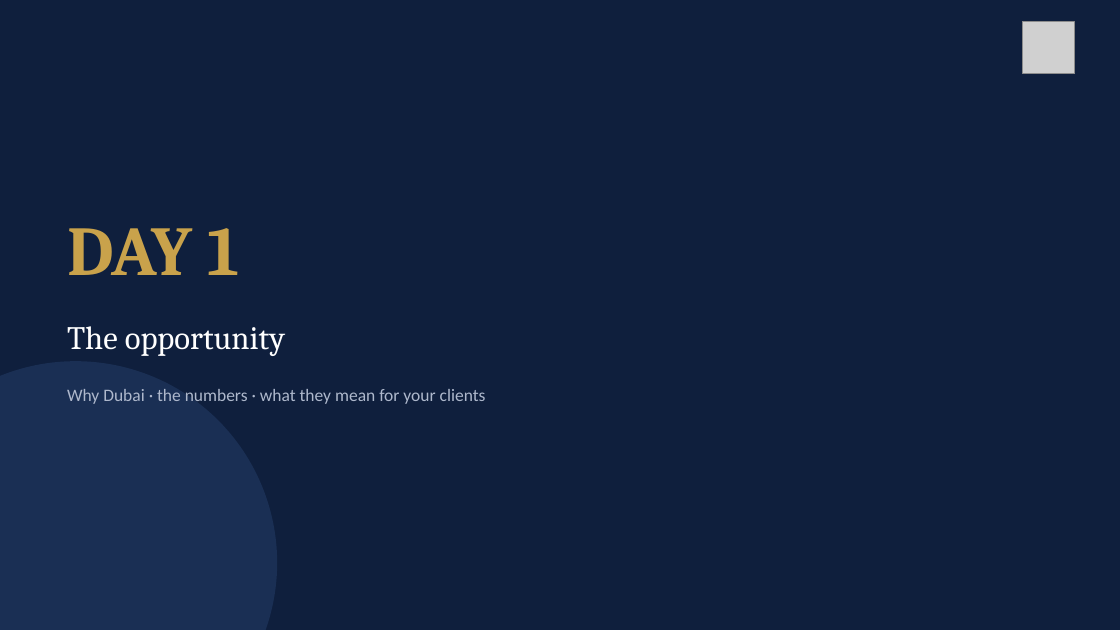
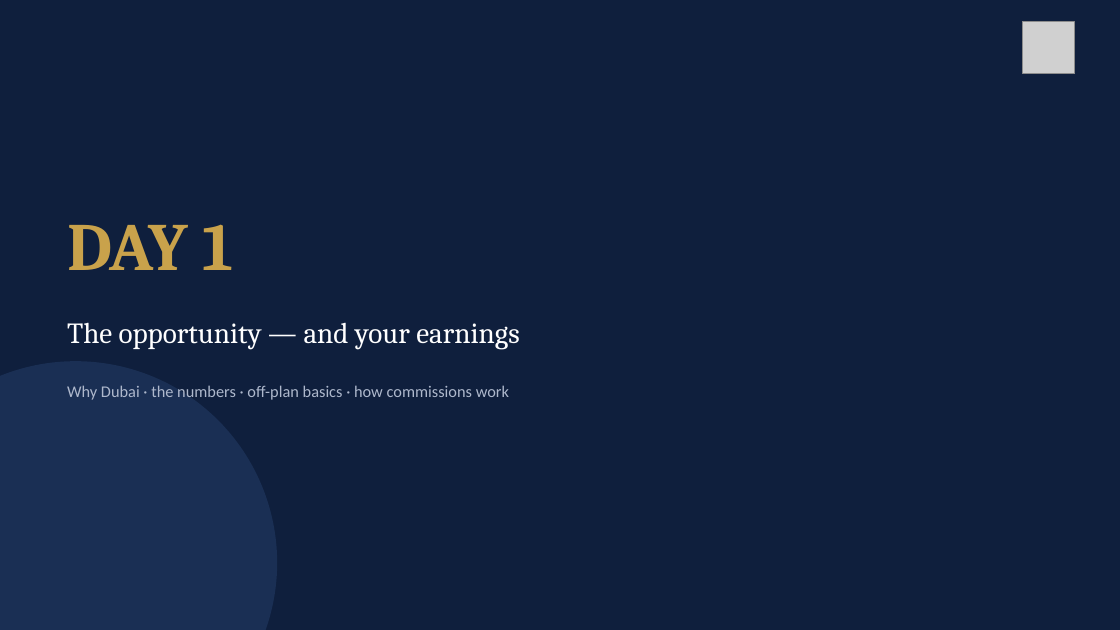
Before and after one commit to MWareth/openai-startup-name-generator, a slide deck: slide 4 of bridges-allies/BridgesAllies_OffPlan_Training_Day1.pptx. Drawn at 1120x630 pixels with LibreOffice and Linux fonts; fonts in the diff are those of the drawing; grey boxes stand for pictures. Boxes give left, top, right and bottom in pixels: in the first picture for what was removed or moved away, otherwise in the second. Text is boxed around its words. In the diff, an @@ line names an element or a change of style, - is before the commit and + after.

```diff
--- a/bridges-allies/BridgesAllies_OffPlan_Training_Day1.pptx
+++ b/bridges-allies/BridgesAllies_OffPlan_Training_Day1.pptx
@@ text "DAY 1" at <box>67,224,234,270</box>: size 60 to 58 pt @@
@@ text at <box>67,322,519,350</box>: text changed; size 28 to 25 pt @@
-The opportunity
+The opportunity — and your earnings
@@ text at <box>67,385,509,400</box>: text changed; size 15 to 14 pt @@
-Why Dubai · the numbers · what they mean for your clients
+Why Dubai · the numbers · off-plan basics · how commissions work
```
Also in this commit, not shown: 11 other slides changed, 11 slides added, 1 slide removed, 1 other file.
